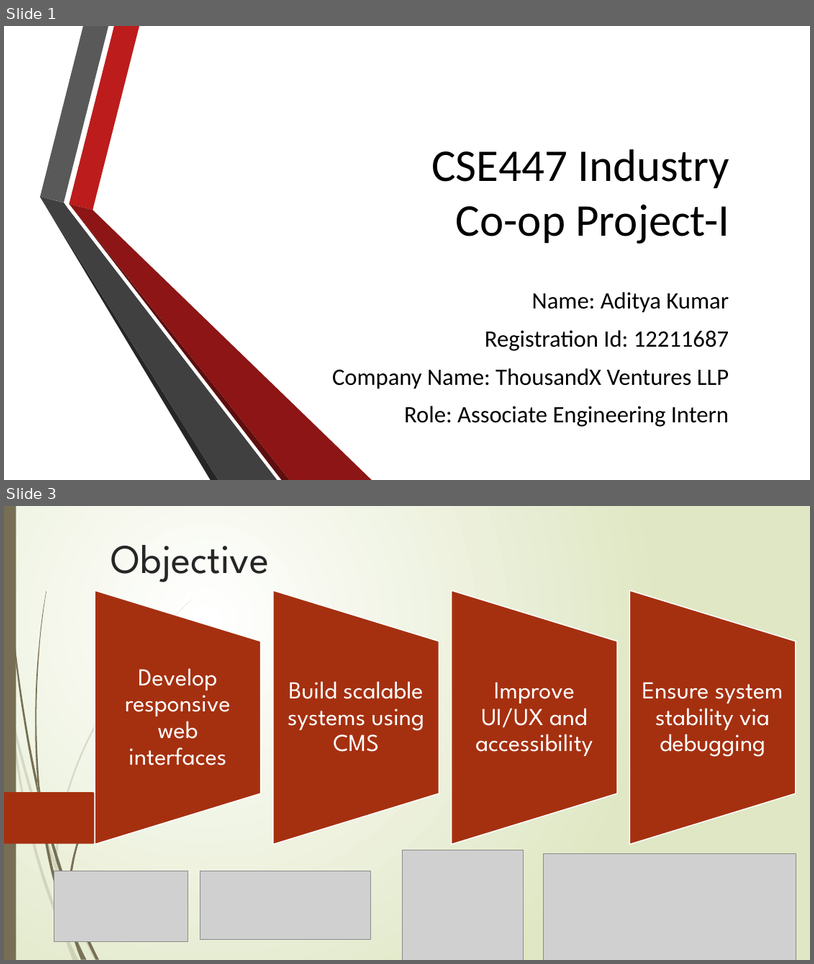
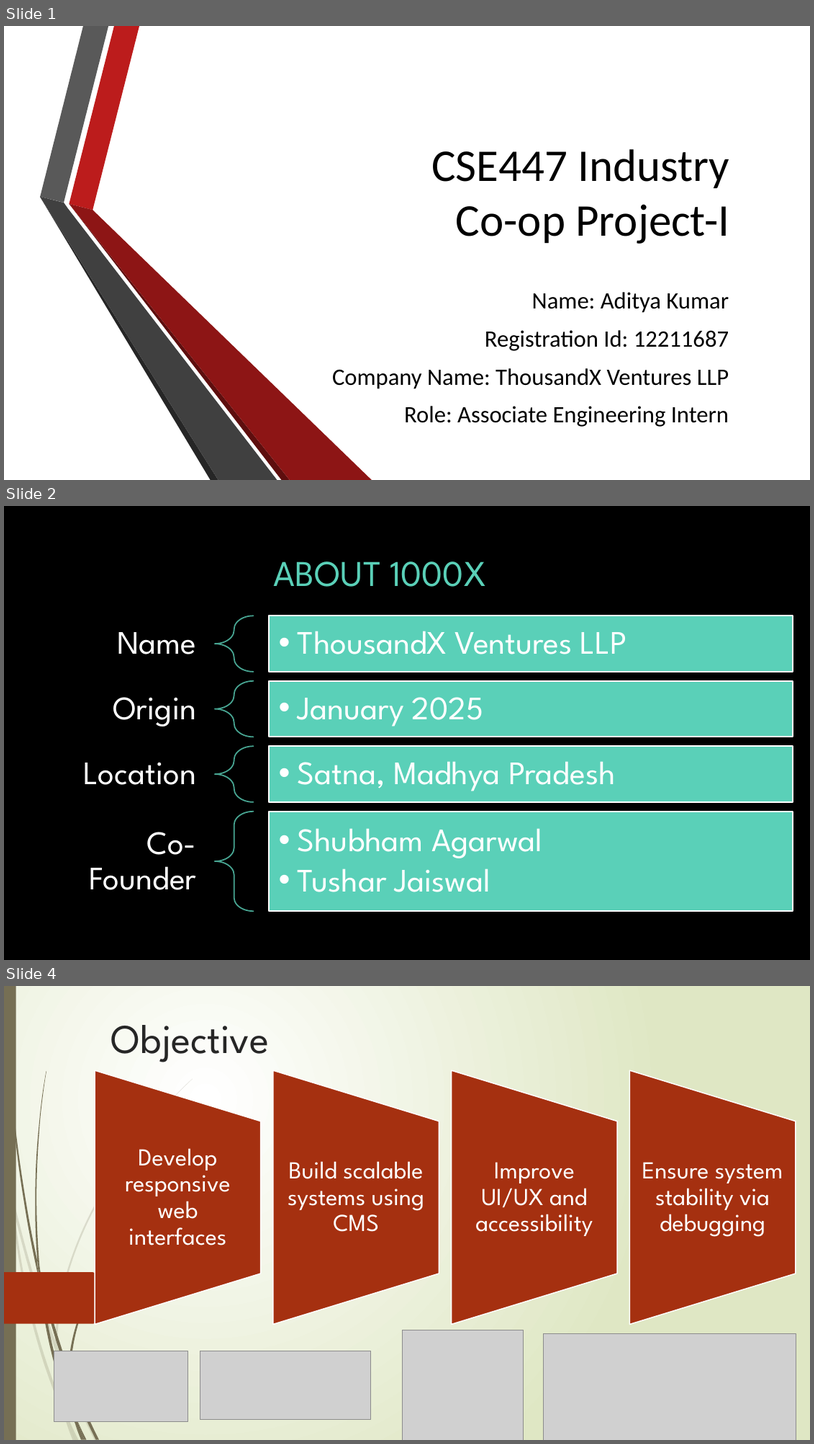
Before and after one commit to Aditya122221/Internship-Final-Report, a slide deck: MainPPT.pptx. Shown one above the other, each under a label of ours: slides 1 and 3 before the commit, slides 1, 2 and 4 after it; the slides between them are not shown. The pictures are 814x964 and 814x1444 pixels, drawn with LibreOffice and Linux fonts; fonts in the diff are those of the drawing; grey boxes stand for pictures; background and template pictures are left out. Boxes give left, top, right and bottom in pixels: in the first picture for what was removed or moved away, otherwise in the second. Text is boxed around its words. In the diff, an @@ line names an element or a change of style, - is before the commit and + after.

```diff
--- a/MainPPT.pptx
+++ b/MainPPT.pptx
@@ slide 2 added at (4, 506, 810, 960), background picture (left out) @@
@@ title added at (274, 561, 486, 587), 43.2 pt, text #5AD0B8 @@
+ABOUT 1000X
@@ group added at (83, 615, 793, 911): 8 texts, 4 left braces, 4 rectangles @@
+Name
+  • ThousandX Ventures LLP
+Origin
+  • January 2025
+Location
+  • Satna, Madhya Pradesh
+Co-Founder
+  • Shubham Agarwal
+  • Tushar Jaiswal
@@ what was slide 3 is now slide 4 @@
```
Also in this commit, not shown: 1 other slide added, 1 slide removed.
